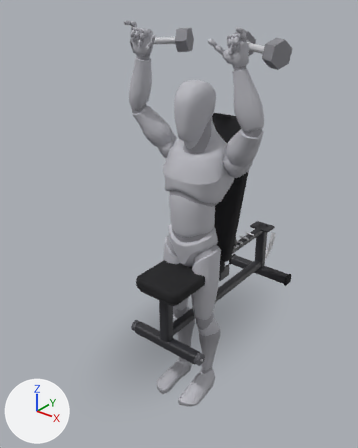
Two versions of the glTF model app/src/main/assets/mannequins/db_incline_press_75.glb, one commit apart.
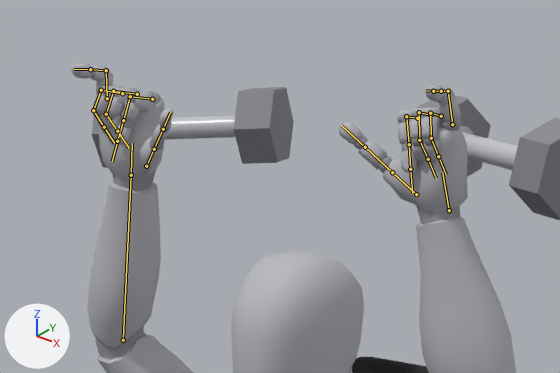
Old and new are each drawn whole from a camera (50 mm lens) standing at (1.42, -2.02, 1.82) and looking at (-0.08, -0.13, 0.65) and again close up on the part from 28% to 78% of the width and 0% to 26% of the height. Every picture has the same lights, and +X, +Y and +Z are marked at lower left. The last two pictures show the newer version. Both versions are drawn at frame 5 of the action 'lowering'; the numbers are the values there. The bones that change, and the others that lie on the model, are drawn over the model as lines in the close-ups.

Objects in the first close-up: 'bench_back_pad', 'body', 'body_1', 'dumbbell_l_0', 'dumbbell_l_2', 'dumbbell_l_4', 'dumbbell_r_0', 'dumbbell_r_4' and 2 more.
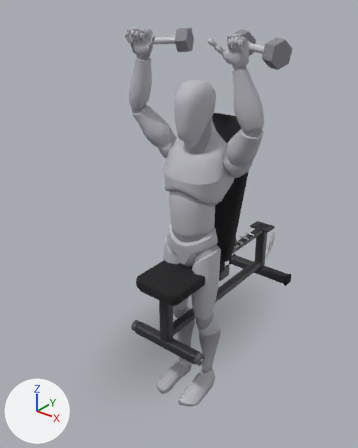
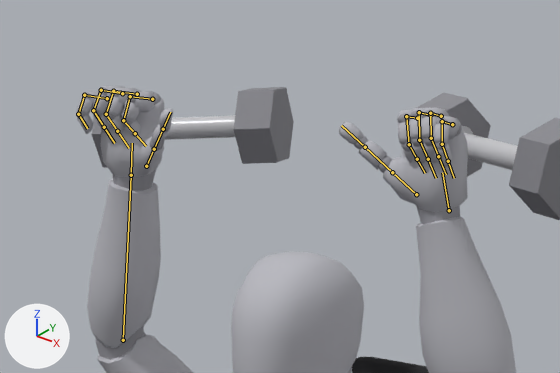
Patch to the scene script:
```diff
--- a/app/src/main/assets/mannequins/db_incline_press_75.glb.py
+++ b/app/src/main/assets/mannequins/db_incline_press_75.glb.py
@@ bone_index_03_l @@
 bone_index_03_l = bpy.data.objects['Armature'].pose.bones['index_03_l']  # child of 'index_02_l'
-bone_index_03_l.rotation_quaternion = (1.0, 0.0, 0.0, 0.0)  # degrees (0, 0, 0)
+bone_index_03_l.rotation_quaternion = (0.859, 0.419, 0.0, -0.295)  # degrees (48, 14, -32)
@@ bone_pinky_01_l @@
 bone_pinky_01_l = bpy.data.objects['Armature'].pose.bones['pinky_01_l']  # child of 'hand_l'
-bone_pinky_01_l.rotation_quaternion = (1.0, 0.0, 0.0, 0.0)  # degrees (0, 0, 0)
+bone_pinky_01_l.rotation_quaternion = (0.799, 0.492, 0.0, -0.346)  # degrees (57, 20, -36)
@@ bone_pinky_03_l @@
 bone_pinky_03_l = bpy.data.objects['Armature'].pose.bones['pinky_03_l']  # child of 'pinky_02_l'
-bone_pinky_03_l.rotation_quaternion = (1.0, 0.0, 0.0, 0.0)  # degrees (0, 0, 0)
+bone_pinky_03_l.rotation_quaternion = (0.874, 0.397, 0.0, -0.279)  # degrees (45, 13, -30)
@@ bone_index_03_r @@
 bone_index_03_r = bpy.data.objects['Armature'].pose.bones['index_03_r']  # child of 'index_02_r'
-bone_index_03_r.rotation_quaternion = (1.0, 0.0, 0.0, 0.0)  # degrees (0, 0, 0)
+bone_index_03_r.rotation_quaternion = (0.859, 0.419, 0.0, 0.295)  # degrees (48, -14, 32)
@@ bone_pinky_01_r @@
 bone_pinky_01_r = bpy.data.objects['Armature'].pose.bones['pinky_01_r']  # child of 'hand_r'
-bone_pinky_01_r.rotation_quaternion = (1.0, 0.0, 0.0, 0.0)  # degrees (0, 0, 0)
+bone_pinky_01_r.rotation_quaternion = (0.799, 0.492, 0.0, 0.346)  # degrees (57, -20, 36)
@@ bone_pinky_03_r @@
 bone_pinky_03_r = bpy.data.objects['Armature'].pose.bones['pinky_03_r']  # child of 'pinky_02_r'
-bone_pinky_03_r.rotation_quaternion = (1.0, 0.0, 0.0, 0.0)  # degrees (0, 0, 0)
+bone_pinky_03_r.rotation_quaternion = (0.874, 0.397, 0.0, 0.279)  # degrees (45, -13, 30)
```

Location of each change, [x1, y1, x2, y2] in pixels of the close-ups (560 x 373 px):
'body', posed: before [71, 64, 516, 373]; after [76, 86, 516, 373]
'body_1', posed: before [91, 67, 461, 373]; after [76, 87, 462, 373]
bone 'index_03_l', root to tip: before (409, 144) to (410, 169); after (409, 144) to (417, 159)
bone 'pinky_01_l', root to tip: before (452, 124) to (448, 91); after (452, 124) to (442, 121)
bone 'pinky_03_l', root to tip: before (441, 91) to (433, 91); after (442, 144) to (448, 161)
bone 'index_03_r', root to tip: before (123, 120) to (117, 141); after (123, 120) to (135, 133)
bone 'pinky_01_r', root to tip: before (107, 98) to (106, 70); after (107, 98) to (84, 95)
bone 'pinky_03_r', root to tip: before (90, 69) to (74, 69); after (78, 114) to (87, 128)
